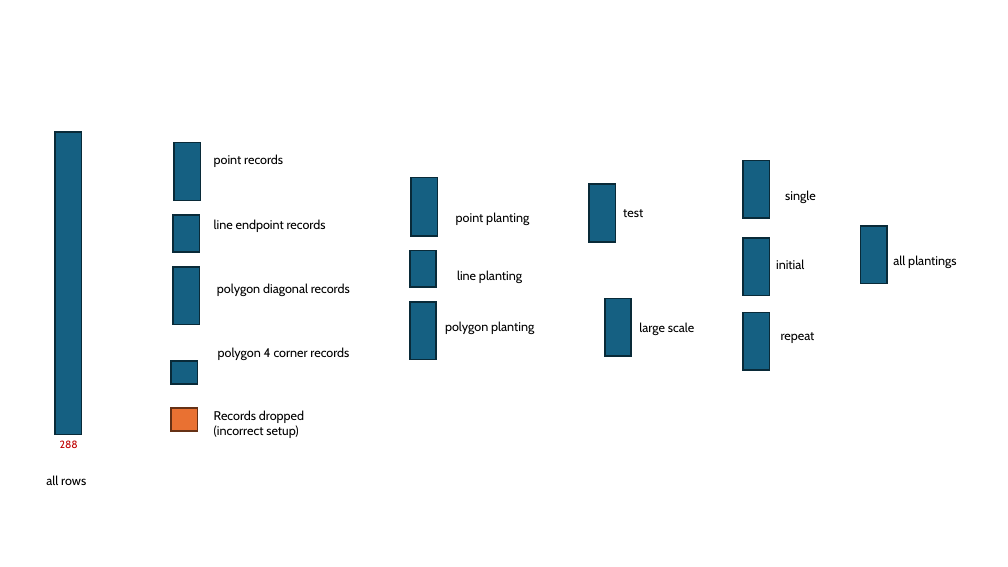
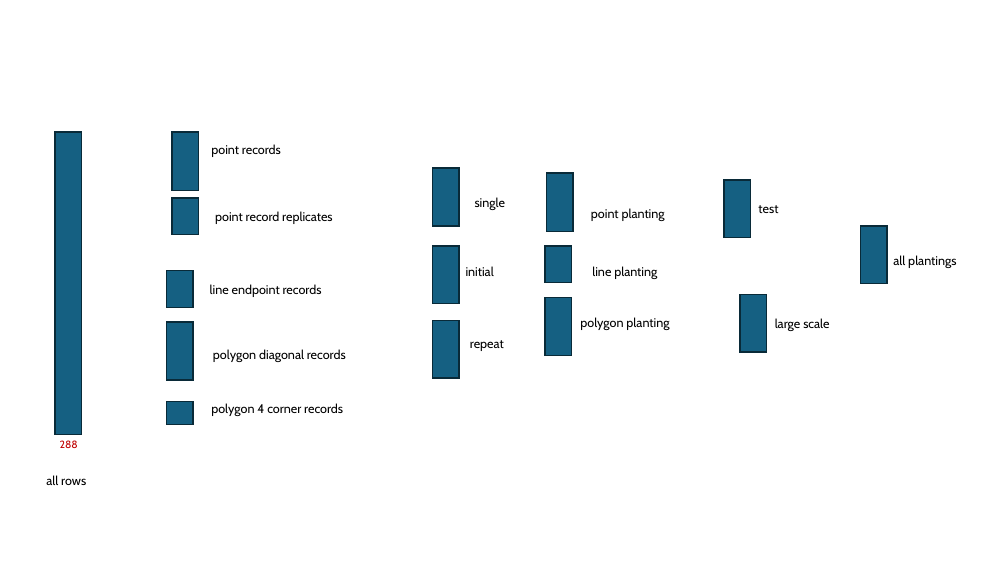
Before and after one commit to WA-Nearshore/seagrass-restoration-processing, a slide deck: slide 3 of docs/seagrass_restoration_storymap_notes.pptx. Drawn at 1008x567 pixels with LibreOffice and Linux fonts; fonts in the diff are those of the drawing. Boxes give left, top, right and bottom in pixels: in the first picture for what was removed or moved away, otherwise in the second. Text is boxed around its words. In the diff, an @@ line names an element or a change of style, - is before the commit and + after.

```diff
--- a/docs/seagrass_restoration_storymap_notes.pptx
+++ b/docs/seagrass_restoration_storymap_notes.pptx
@@ rectangle: place and size @@
-rectangle at <box>174,142,200,200</box>
+rectangle at <box>172,132,199,191</box>
@@ text "point records": place and size @@
-text "point records" at <box>214,154,283,167</box>
+text "point records" at <box>211,144,281,157</box>
@@ rectangle added at <box>172,198,199,234</box>, fill #156082, outline #092A39 1.5 pt @@
@@ text "single": place and size @@
-text "single" at <box>785,190,816,203</box>
+text "single" at <box>475,197,506,210</box>
@@ 5 texts, 5 rectangles: place and size @@
-5 texts, 5 rectangles at <box>410,178,694,359</box>
+5 texts, 5 rectangles at <box>545,173,829,355</box>
@@ text added at <box>215,211,332,224</box>, 12 pt, text #000000 @@
+point record replicates
@@ 3 rectangles, 2 texts: place and size @@
-3 rectangles, 2 texts at <box>743,160,815,371</box>
+3 rectangles, 2 texts at <box>433,168,504,378</box>
@@ rectangle: place and size @@
-rectangle at <box>173,216,200,252</box>
+rectangle at <box>166,271,193,307</box>
@@ text "line endpoint records": place and size @@
-text "line endpoint records" at <box>214,219,326,232</box>
+text "line endpoint records" at <box>210,284,322,297</box>
@@ rectangle: place and size @@
-rectangle at <box>173,267,200,324</box>
+rectangle at <box>166,322,193,380</box>
@@ text "polygon diagonal records": place and size @@
-text "polygon diagonal records" at <box>217,283,350,296</box>
+text "polygon diagonal records" at <box>213,349,346,362</box>
@@ rectangle: place and size @@
-rectangle at <box>171,361,197,383</box>
+rectangle at <box>166,402,193,424</box>
@@ rectangle removed at <box>171,408,197,431</box> @@
@@ text "polygon 4 corner records": place and size @@
-text "polygon 4 corner records" at <box>218,347,349,360</box>
+text "polygon 4 corner records" at <box>211,403,343,416</box>
@@ text removed at <box>214,410,304,438</box> @@
-Records dropped
-(incorrect setup)
```
Also in this commit, not shown: 4 other files.
